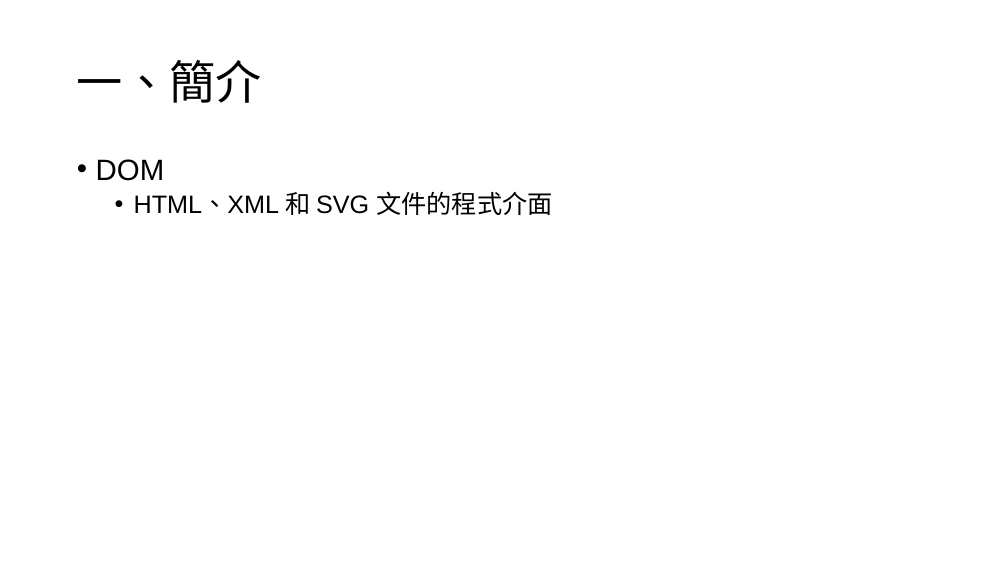
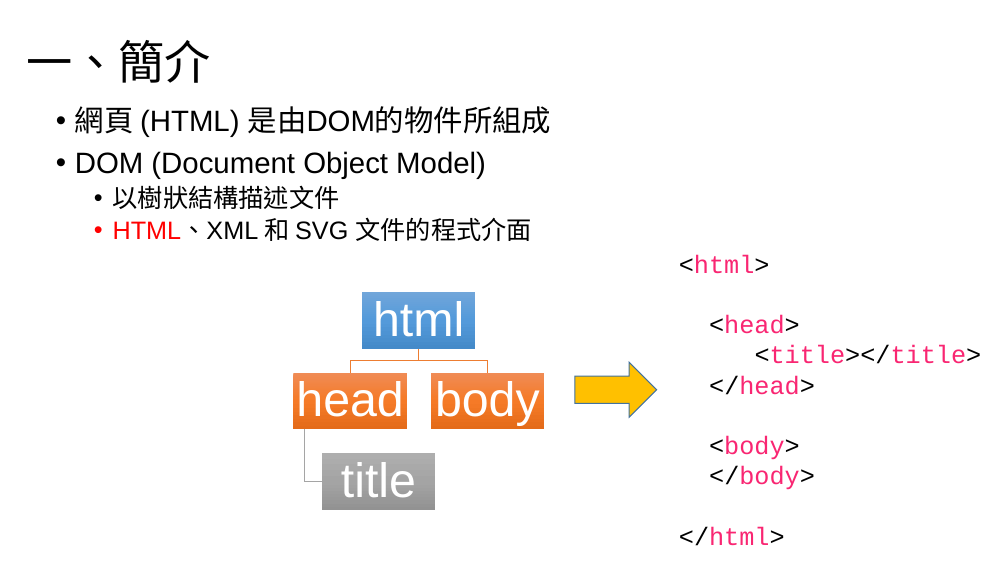
Before and after one commit to Benknightdark/jquerytutorial, a slide deck: slide 3 of jquerytutorial.pptx. Drawn at 1008x567 pixels with LibreOffice and Linux fonts; fonts in the diff are those of the drawing. Boxes give left, top, right and bottom in pixels: in the first picture for what was removed or moved away, otherwise in the second. Text is boxed around its words. In the diff, an @@ line names an element or a change of style, - is before the commit and + after.

```diff
--- a/jquerytutorial.pptx
+++ b/jquerytutorial.pptx
@@ title "一、簡介": place and size @@
-title "一、簡介" at (77,60,262,103)
+title "一、簡介" at (26,40,211,83)
@@ text "網頁 (HTML) 是由DOM的物件所組成": place and size @@
-text "網頁 (HTML) 是由DOM的物件所組成" at (96,159,552,215)
+text "網頁 (HTML) 是由DOM的物件所組成" at (75,106,551,241)
@@ text at (75,106,551,209): text changed @@
-• DOM
+• 網頁 (HTML) 是由DOM的物件所組成
+• DOM (Document Object Model)
+  • 以樹狀結構描述文件
@@ text at (113,217,531,241): text colour #000000 to #FF0000 in "HTML、XML" @@
@@ text added at (679,254,982,546), 24 pt, text #F92672 @@
+<html>
+<head>
+<title></title>
+</head>
+<body>
+</body>
+</html>
@@ group added at (293,292,544,510): 4 rectangles, 4 texts, 3 freeform shapes @@
+html
+head
+title
+body
@@ right arrow added at (575,362,657,417), fill #FFC000, outline #43739E 1 pt @@
```
Also in this commit, not shown: 1 slide added, 3 other files.
